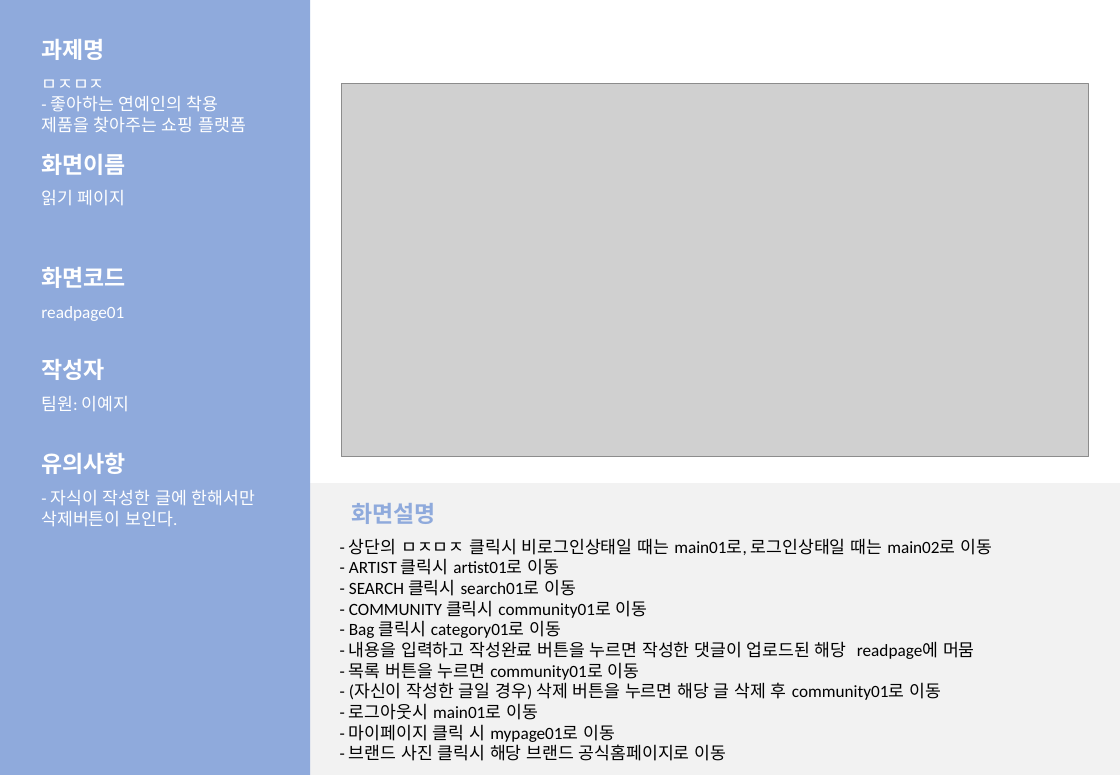
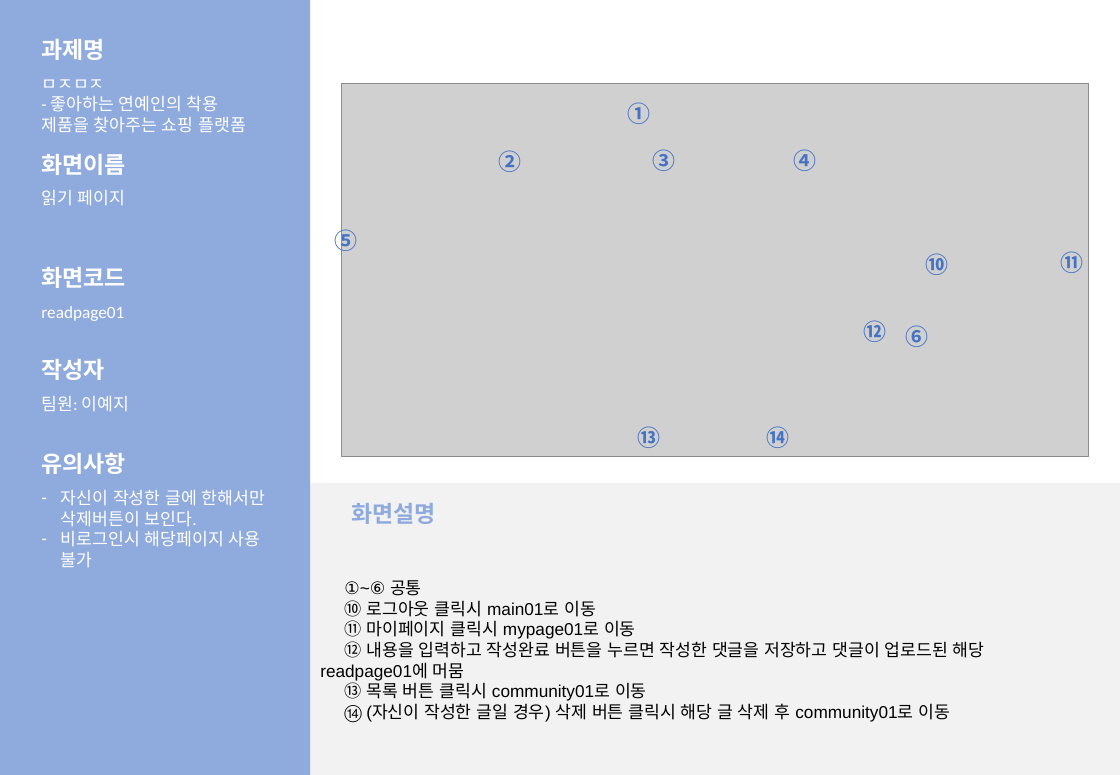
Before and after one commit to LeticiaKang/Project_Idol-Fandom-WebPlaform, a slide deck: slide 15 of 산출문서/화면설계서/화면설계서_서식(1조. HappyVirus) (2).pptx. Drawn at 1120x775 pixels with LibreOffice and Linux fonts; fonts in the diff are those of the drawing; grey boxes stand for pictures. Boxes give left, top, right and bottom in pixels: in the first picture for what was removed or moved away, otherwise in the second. Text is boxed around its words. In the diff, an @@ line names an element or a change of style, - is before the commit and + after.

```diff
--- a/산출문서/화면설계서/화면설계서_서식(1조. HappyVirus) (2).pptx
+++ b/산출문서/화면설계서/화면설계서_서식(1조. HappyVirus) (2).pptx
@@ text added at [627, 102, 650, 124], 16 pt, text #4472C4, bold @@
+①
@@ text added at [652, 149, 675, 171], 16 pt, text #4472C4, bold @@
+③
@@ text added at [794, 149, 817, 171], 16 pt, text #4472C4, bold @@
+④
@@ text added at [498, 150, 521, 172], 16 pt, text #4472C4, bold @@
+②
@@ text added at [335, 226, 358, 255], 16 pt, text #4472C4, bold @@
+⑤
@@ text added at [925, 253, 948, 275], 16 pt, text #4472C4, bold @@
+⑩
@@ text added at [1061, 251, 1084, 273], 16 pt, text #4472C4, bold @@
+⑪
@@ text added at [863, 320, 886, 342], 16 pt, text #4472C4, bold @@
+⑫
@@ text added at [905, 325, 928, 347], 16 pt, text #4472C4, bold @@
+⑥
@@ text added at [638, 426, 661, 448], 16 pt, text #4472C4, bold @@
+⑬
@@ text added at [766, 426, 789, 448], 16 pt, text #4472C4, bold @@
+⑭
@@ text at [61, 490, 265, 567]: text changed @@
-- 자식이 작성한 글에 한해서만 삭제버튼이 보인다.
+– 자신이 작성한 글에 한해서만 삭제버튼이 보인다.
+– 비로그인시 해당페이지 사용 불가
@@ text in rectangle at [320, 580, 985, 723]: text changed; font Calibri to Arial @@
-- 상단의 ㅁㅈㅁㅈ 클릭시 비로그인상태일 때는 main01로, 로그인상태일 때는 main02로 이동
-- ARTIST 클릭시 artist01로 이동
-- SEARCH 클릭시 search01로 이동
-- COMMUNITY 클릭시 community01로 이동
-- Bag 클릭시 category01로 이동
-- 내용을 입력하고 작성완료 버튼을 누르면 작성한 댓글이 업로드된 해당 readpage에 머뭄
-- 목록 버튼을 누르면 community01로 이동
-- (자신이 작성한 글일 경우) 삭제 버튼을 누르면 해당 글 삭제 후 community01로 이동
-- 로그아웃시 main01로 이동
-- 마이페이지 클릭 시 mypage01로 이동
-- 브랜드 사진 클릭시 해당 브랜드 공식홈페이지로 이동
+①~⑥ 공통
+⑩ 로그아웃 클릭시 main01로 이동
+⑪ 마이페이지 클릭시 mypage01로 이동
+⑫ 내용을 입력하고 작성완료 버튼을 누르면 작성한 댓글을 저장하고 댓글이 업로드된 해당 readpage01에 머뭄
+⑬ 목록 버튼 클릭시 community01로 이동
+⑭ (자신이 작성한 글일 경우) 삭제 버튼 클릭시 해당 글 삭제 후 community01로 이동
```
Also in this commit, not shown: 12 other slides changed, 1 other file.
